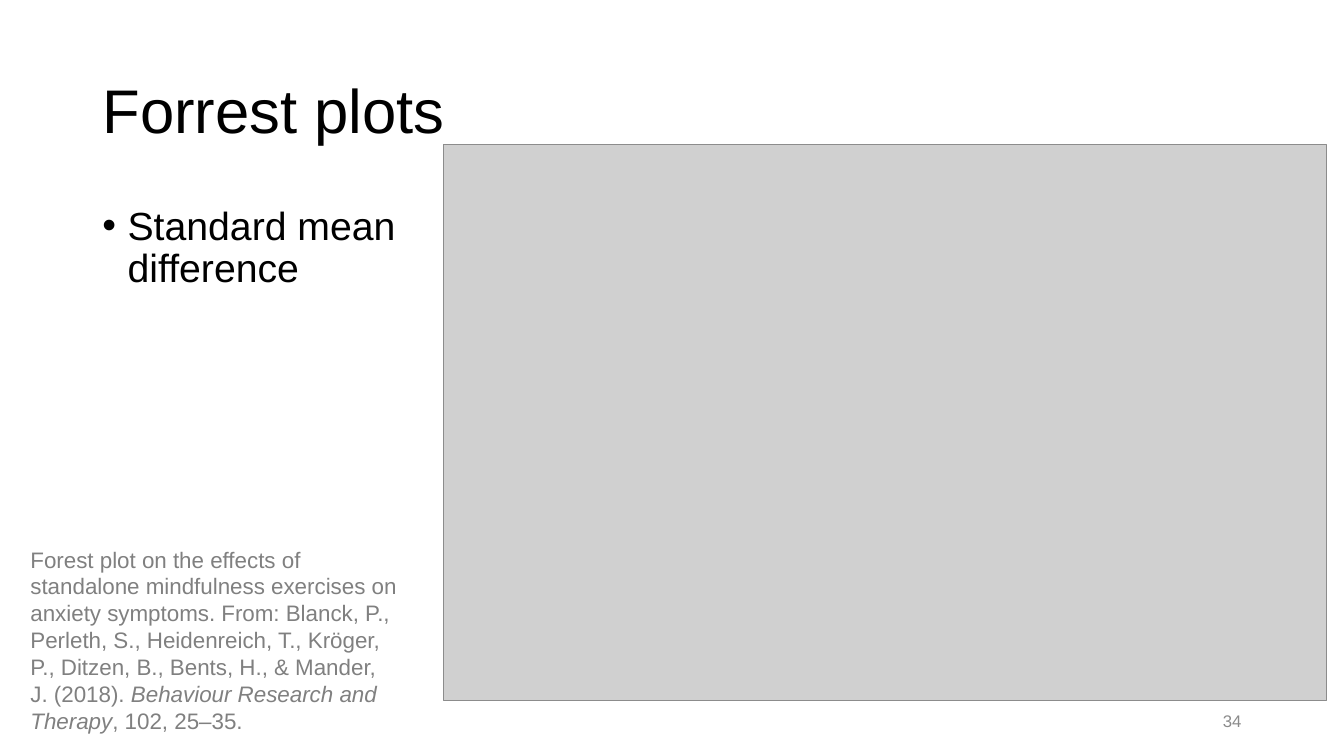
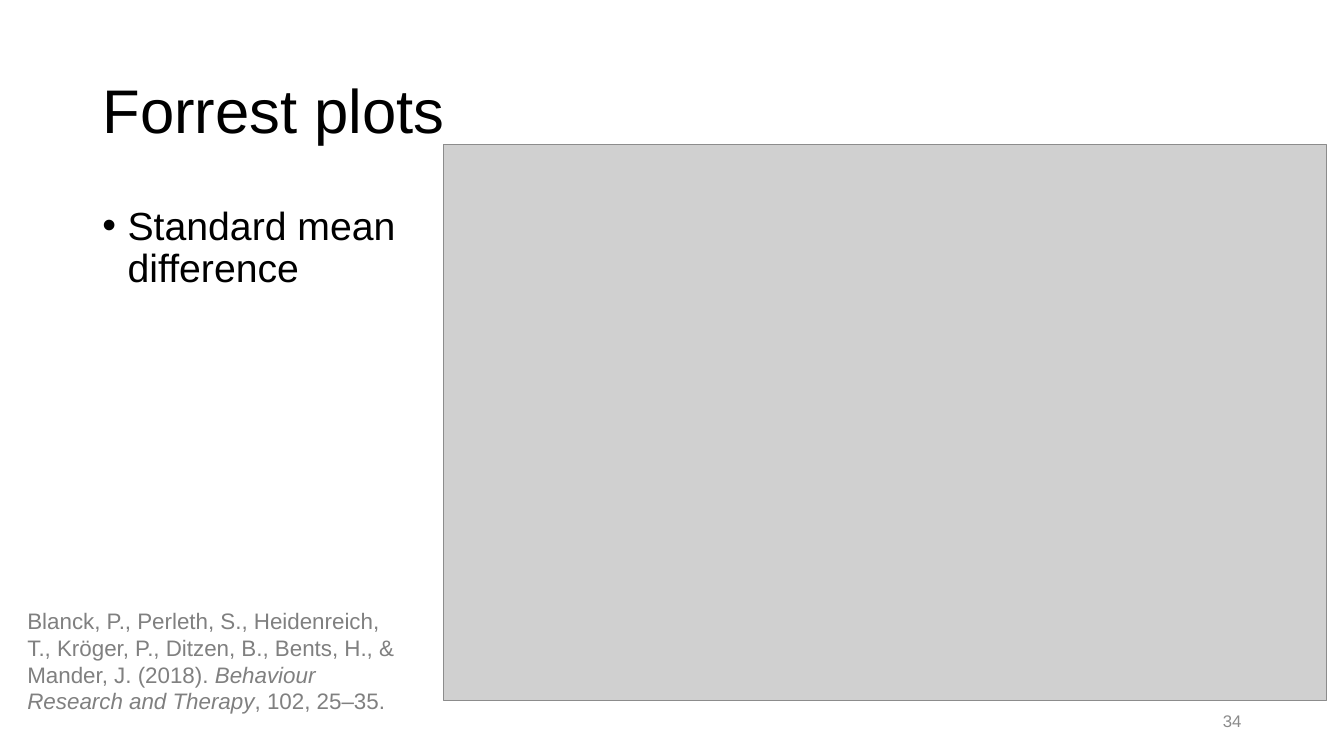
Before and after one commit to tmober/meta-workshop, a slide deck: slide 35 of 02_Intro_Meta-analysis_2021-07-06.pptx. Drawn at 1344x756 pixels with LibreOffice and Linux fonts; fonts in the diff are those of the drawing; grey boxes stand for pictures. Boxes give left, top, right and bottom in pixels: in the first picture for what was removed or moved away, otherwise in the second. Text is boxed around its words. In the diff, an @@ line names an element or a change of style, - is before the commit and + after.

```diff
--- a/02_Intro_Meta-analysis_2021-07-06.pptx
+++ b/02_Intro_Meta-analysis_2021-07-06.pptx
@@ text at (27, 613, 385, 714): text changed @@
-Forest plot on the effects of standalone mindfulness exercises on anxiety symptoms. From: Blanck, P., Perleth, S., Heidenreich, T., Kröger, P., Ditzen, B., Bents, H., & Mander, J. (2018). Behaviour Research and Therapy, 102, 25–35.
+Blanck, P., Perleth, S., Heidenreich, T., Kröger, P., Ditzen, B., Bents, H., & Mander, J. (2018). Behaviour Research and Therapy, 102, 25–35.
```
Also in this commit, not shown: 7 other slides changed, 1 slide added, 2 other files.
